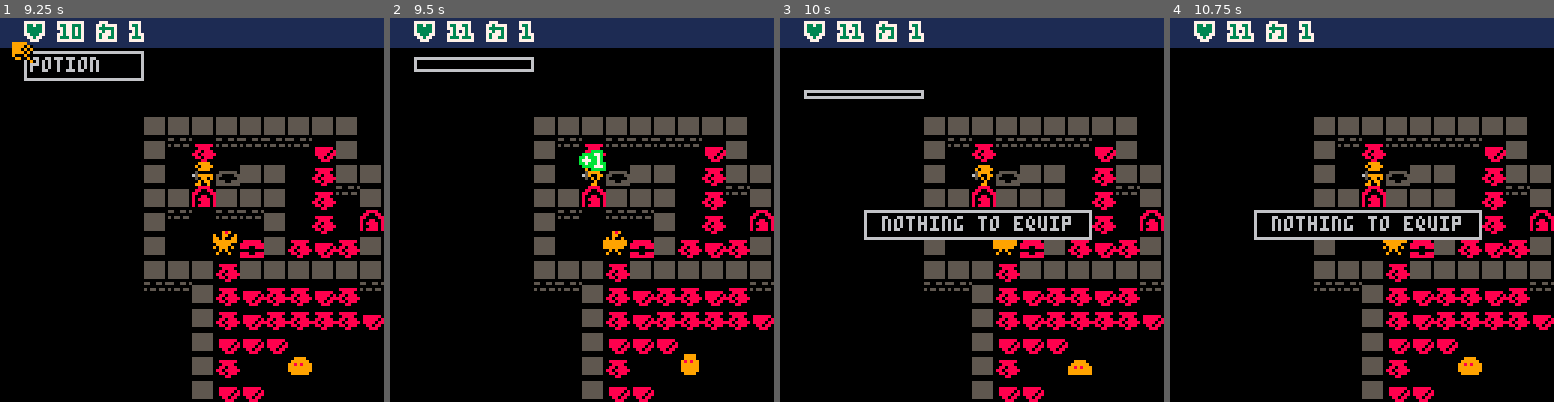
Above: before the commit, frames 1-4 (left to right).
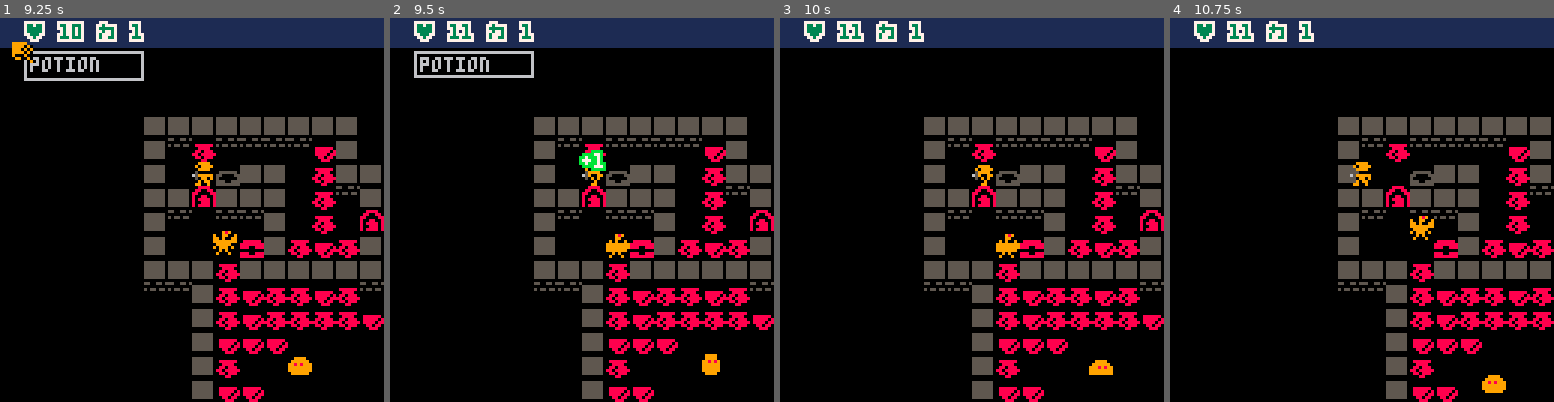
Above: after the commit, the same moments.

Repository: chebastian/picoabyss
Game: PICO-8 cartridge rouge.p8
Two runs of this game, one before a commit and one after it. Both use one fixed random seed, a clock stepped at 60 frames per second and the inputs below.
Inputs:
- Up to frame 1 (9.25 s): tap X (X key) at 0.33, 1.07, 1.85, 2.97, 4.08, 5.2, 6.32, 7.43, 8.55 s; tap O (Z key) at 0.7, 1.7, 2.1, 2.5, 2.9, 3.3, 3.7, 4.1, 4.5, 4.9, 5.3, 5.7, 6.1, 6.5, 6.9, 7.3, 7.7, 8.1, 8.5, 8.9 s; hold Right 1.6-2.1 s; hold Up 2.15-2.42 s; hold Right 2.47-3.03 s; hold Left 3.08-3.58 s; hold Down 3.63-3.97 s; hold Right 4.02-4.68 s; hold Up 4.73-5.03 s; hold Left 5.08-5.68 s; hold Down 5.73-6.03 s; hold Right 6.08-6.58 s; hold Right 6.63-7.13 s; hold Up 7.18-7.45 s; hold Right 7.5-8.07 s; hold Left 8.12-8.62 s; hold Down 8.67-9 s; hold Right from 9.05 s (still down)
- Up to frame 2 (9.5 s): keep holding Right; tap O (Z key) at 9.3 s
- Up to frame 3 (10 s): tap X (X key) at 9.67 s; tap O (Z key) at 9.7 s; release Right at 9.72 s; hold Up from 9.77 s (still down)
- Up to frame 4 (10.75 s): release Up at 10.07 s; tap O (Z key) at 10.1, 10.5 s; hold Left 10.12-10.72 s

Frame 1 is identical in both runs. In frame 2, 1.6% of the frame differs, in the area x 6-86%, y 8-93%; in frame 3, 3.2%; in frame 4, 16%, in the area x 21-100%, y 25-100%.

Commit message:
make use and equip consume a turn

Diff:
--- a/rouge.p8
+++ b/rouge.p8
@@ -184,15 +184,22 @@
 	local has_player_input = _d
 
 	if has_player_input then
-	 _t⧗ = 0
-
-	 for e in all(_ents) do
-   e:upd()
-	 end
-
-  push_upd(upd_ease)
-
+	 nxt_turn()
 	end
+end
+
+function nxt_turn()
+ if _d == nil then
+  _d = p(0,0)
+ end
+	_t⧗ = 0
+
+ for e in all(_ents) do
+  e:upd()
+ end
+
+ push_upd(upd_ease)
+
 end
 
 function ease_lerp(ent)
@@ -431,7 +438,7 @@
   ent.ease=ease_bump
   on_bump(tile,np,ent,d)
   return
- elseif(ent2)then
+ elseif(ent2 and ent2 != ent)then
   ent.ease=ease_bump
   ent2:on_ent(ent,np,d)
   return
@@ -553,10 +560,13 @@
 
 function on_eqp_sel(idx)
 	eqp_item(idx,_plyr)
+ nxt_turn()
 end
 
 function on_inv_sel(idx)
+
  use_item(idx,_plyr)
+ nxt_turn()
 end
 
 function upd_inv(win)
